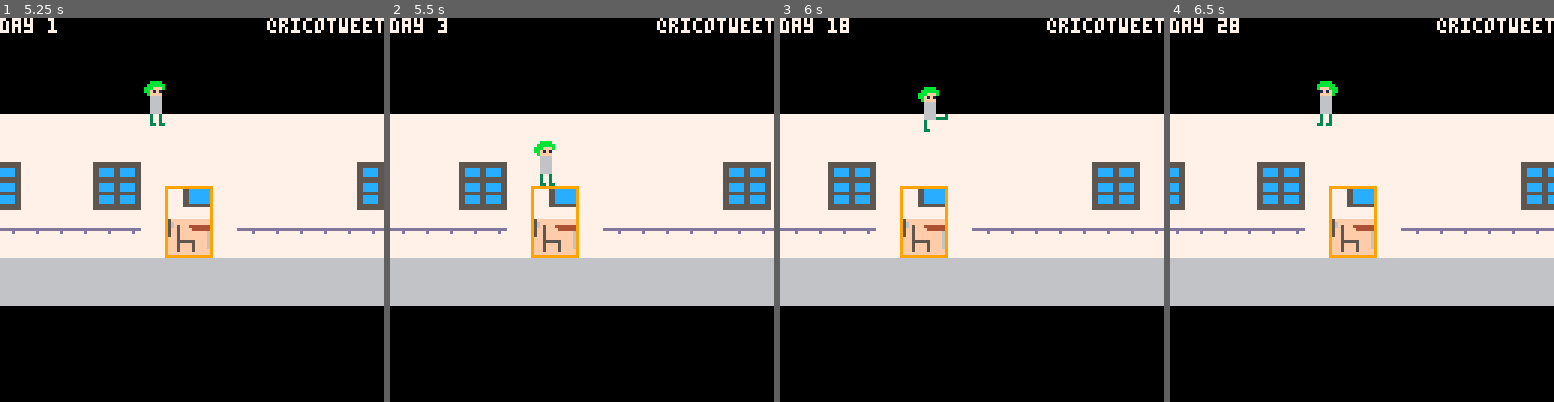
Above: before the commit, frames 1-4 (left to right).
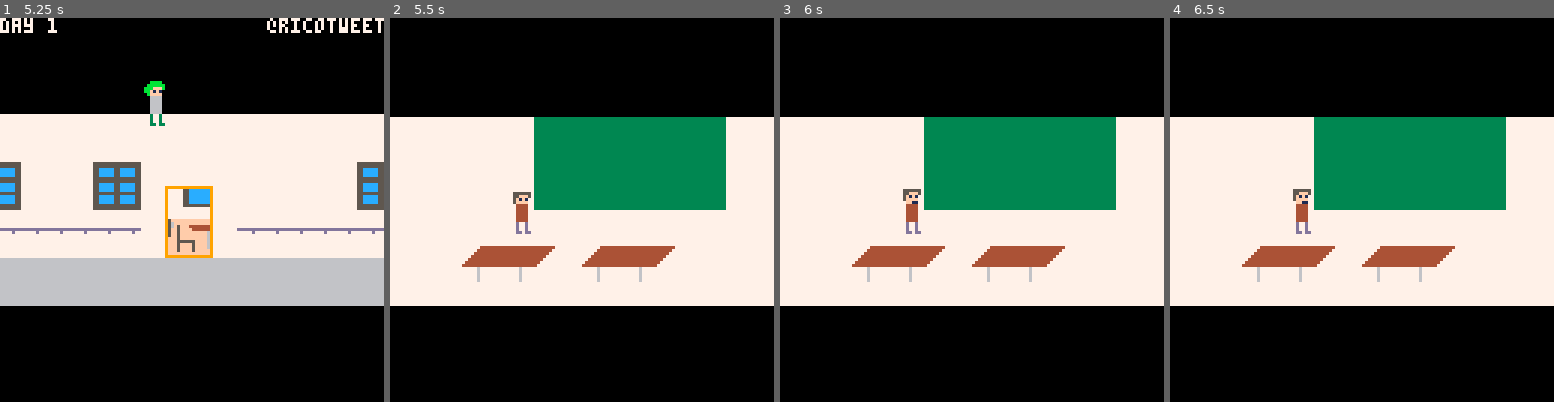
Above: after the commit, the same moments.

Repository: RicoP/dailylife
Game: PICO-8 cartridge dl.p8
Two runs of this game, one before a commit and one after it. Both use one fixed random seed, a clock stepped at 60 frames per second and the inputs below.
Inputs:
- Up to frame 1 (5.25 s): tap X (X key) at 0.33, 0.7, 1.43, 2.58, 3.1, 3.62, 4.13, 4.65, 5.17 s; tap O (Z key) at 1.07, 1.8, 2.43, 3.07, 3.7, 4.33, 4.97 s; hold Right 2.33-3.33 s; hold Right 3.38-4.22 s; hold Up 4.27-4.67 s; hold Right from 4.72 s (still down)
- Up to frame 2 (5.5 s): keep holding Right
- Up to frame 3 (6 s): tap O (Z key) at 5.6 s; tap X (X key) at 5.68 s; release Right at 5.72 s; hold Down from 5.77 s (still down)
- Up to frame 4 (6.5 s): release Down at 6.1 s; hold Left from 6.15 s (still down); tap X (X key) at 6.2 s; tap O (Z key) at 6.23 s

Frame 1 is identical in both runs. In frame 2, 32% of the frame differs, in the area x 0-100%, y 0-75%; in frame 3, 32%; in frame 4, 33%.

Commit message:
classroom

Diff:
--- a/dl.p8
+++ b/dl.p8
@@ -89,6 +89,30 @@
    print_centered("❎ = jump", 64)
    print_centered("🅾️ = kick", 72)
   end
+ end
+end
+
+-- class logic
+do
+ class_init=function ()
+  local class_time = 100
+  update=function ()
+   class_time-=1
+   if class_time == 0 then
+    game_init()
+   end
+  end
+
+  draw=function ()
+   cls(7)
+   camera(0,0)
+   map(16,0, 0,32, 16,16)
+   local talk = ((class_time / 12)%2)
+   spr(64 + talk, 5*8,7*8)
+   rectfill(0,0,128,32,0)
+   rectfill(0,96,128,128,0)
+  end
+
  end
 end
 
@@ -157,6 +181,7 @@
 
  function next_stage()
   day += 1
+  class_init()
  end
 
  function check_player_enemy_collision()
@@ -339,12 +364,37 @@
 
 
 
+…(24 lines of a section not shown)…
 __map__
-0000000000000000000000000000000000000000000000000000000000000000000000000000000000000000000000000000000000000000000000000000000000000000000000000000000000000000000000000000000000000000000000000000000000000000000000000000000000000000000000000000000000000000
-0000000000000000000000000000000000000000000000000000000000000000000000000000000000000000000000000000000000000000000000000000000000000000000000000000000000000000000000000000000000000000000000000000000000000000000000000000000000000000000000000000000000000000
-0000000506000000050600000000000000000000000000000000000000000000000000000000000000000000000000000000000000000000000000000000000000000000000000000000000000000000000000000000000000000000000000000000000000000000000000000000000000000000000000000000000000000000
-0000001516000000151600070800000000000000000000000000000000000000000000000000000000000000000000000000000000000000000000000000000000000000000000000000000000000000000000000000000000000000000000000000000000000000000000000000000000000000000000000000000000000000
-0202020202020202020200171800020200000000000000000000000000000000000000000000000000000000000000000000000000000000000000000000000000000000000000000000000000000000000000000000000000000000000000000000000000000000000000000000000000000000000000000000000000000000
-0000000000000000000000272800000000000000000000000000000000000000000000000000000000000000000000000000000000000000000000000000000000000000000000000000000000000000000000000000000000000000000000000000000000000000000000000000000000000000000000000000000000000000
-1010101010101010101010101010101000000000000000000000000000000000000000000000000000000000000000000000000000000000000000000000000000000000000000000000000000000000000000000000000000000000000000000000000000000000000000000000000000000000000000000000000000000000
-1010101010101010101010101010101000000000000000000000000000000000000000000000000000000000000000000000000000000000000000000000000000000000000000000000000000000000000000000000000000000000000000000000000000000000000000000000000000000000000000000000000000000000
+0000000000000000000000000000000000000000000042424242424242420000000000000000000000000000000000000000000000000000000000000000000000000000000000000000000000000000000000000000000000000000000000000000000000000000000000000000000000000000000000000000000000000000
+0000000000000000000000000000000000000000000042424242424242420000000000000000000000000000000000000000000000000000000000000000000000000000000000000000000000000000000000000000000000000000000000000000000000000000000000000000000000000000000000000000000000000000
+0000000506000000050600000000000000000000000042424242424242420000000000000000000000000000000000000000000000000000000000000000000000000000000000000000000000000000000000000000000000000000000000000000000000000000000000000000000000000000000000000000000000000000
+0000001516000000151600070800000000000000000042424242424242420000000000000000000000000000000000000000000000000000000000000000000000000000000000000000000000000000000000000000000000000000000000000000000000000000000000000000000000000000000000000000000000000000
+0202020202020202020200171800020200000000005000000000000000000000000000000000000000000000000000000000000000000000000000000000000000000000000000000000000000000000000000000000000000000000000000000000000000000000000000000000000000000000000000000000000000000000
+0000000000000000000000272800000000000043444546004344454600000000000000000000000000000000000000000000000000000000000000000000000000000000000000000000000000000000000000000000000000000000000000000000000000000000000000000000000000000000000000000000000000000000
+1010101010101010101010101010101000000053545556005354555600000000000000000000000000000000000000000000000000000000000000000000000000000000000000000000000000000000000000000000000000000000000000000000000000000000000000000000000000000000000000000000000000000000
+1010101010101010101010101010101000006364656600636465660000000000000000000000000000000000000000000000000000000000000000000000000000000000000000000000000000000000000000000000000000000000000000000000000000000000000000000000000000000000000000000000000000000000
+0000000000000000000000000000000000007374757600737475760000000000000000000000000000000000000000000000000000000000000000000000000000000000000000000000000000000000000000000000000000000000000000000000000000000000000000000000000000000000000000000000000000000000
Not shown, changed: 24 lines of the sprite sheet (__gfx__) section of dl.p8
